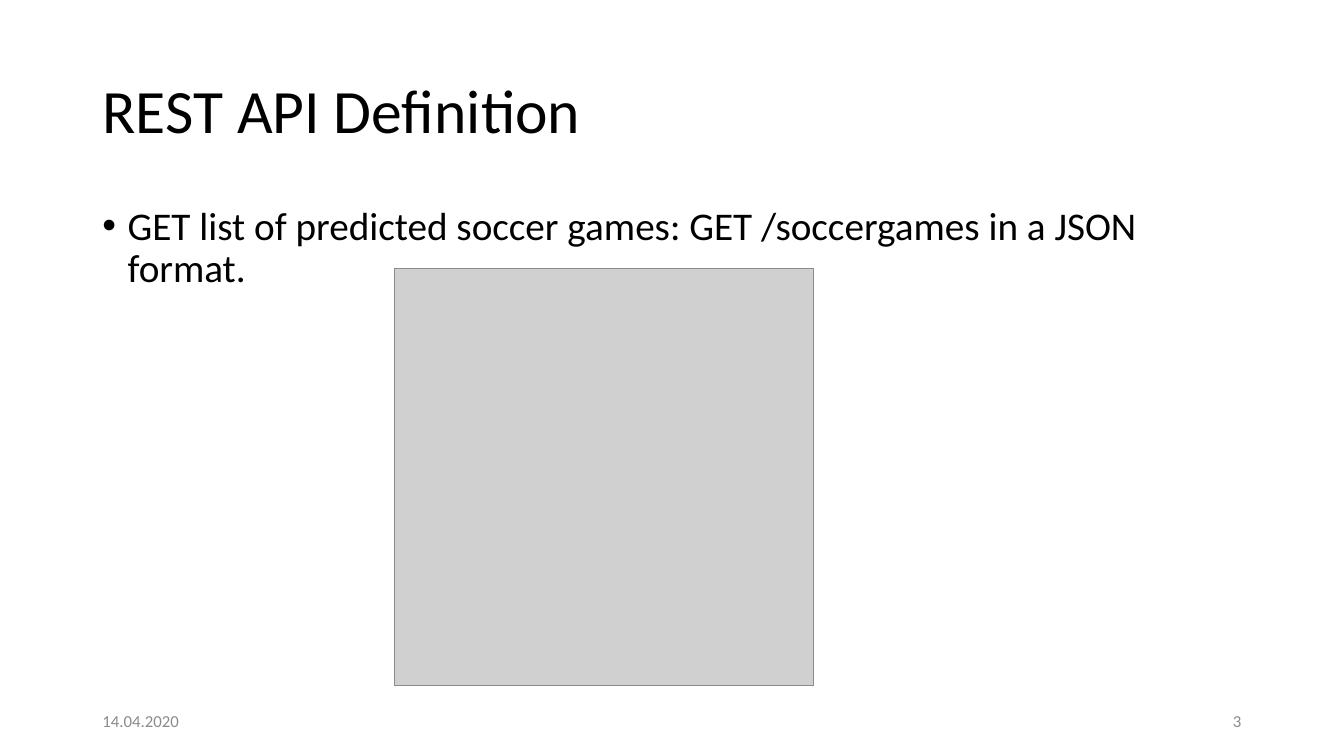
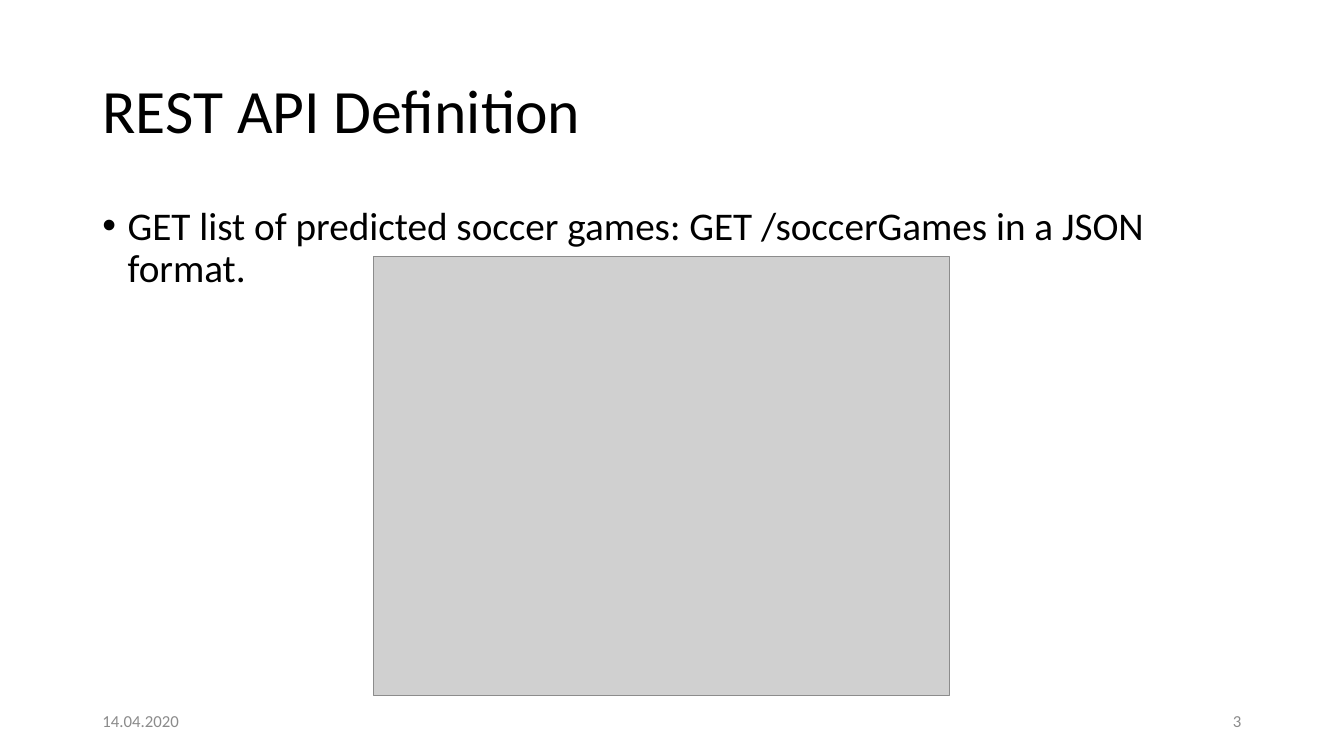
Before and after one commit to Khaledjallouli/project, a slide deck: slide 3 of Web/WebArchitectureDef.pptx. Drawn at 1344x756 pixels with LibreOffice and Linux fonts; fonts in the diff are those of the drawing; grey boxes stand for pictures; background and template pictures are left out. Boxes give left, top, right and bottom in pixels: in the first picture for what was removed or moved away, otherwise in the second. Text is boxed around its words. In the diff, an @@ line names an element or a change of style, - is before the commit and + after.

```diff
--- a/Web/WebArchitectureDef.pptx
+++ b/Web/WebArchitectureDef.pptx
@@ text at (128, 212, 1144, 283): text changed @@
-• GET list of predicted soccer games: GET /soccergames in a JSON format.
+• GET list of predicted soccer games: GET /soccerGames in a JSON format.
@@ picture: place and size @@
-picture at (395, 268, 814, 686)
+picture at (374, 256, 950, 696)
```
Also in this commit, not shown: 1 other slide changed, 3 other files.
